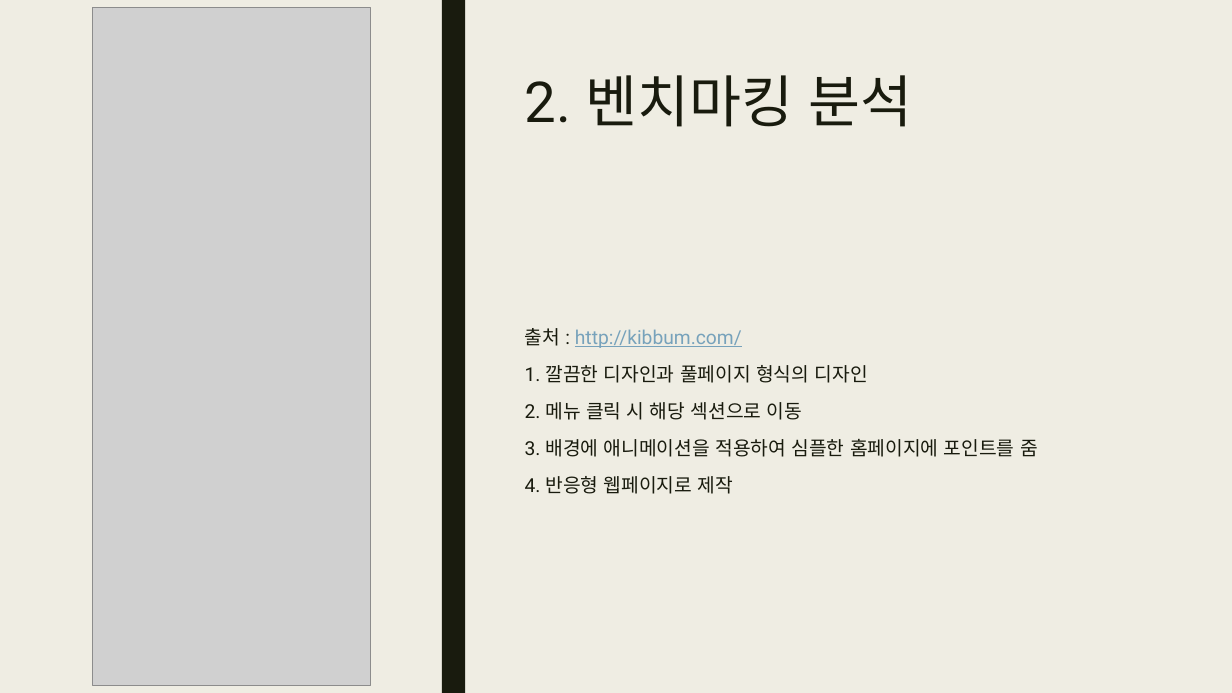
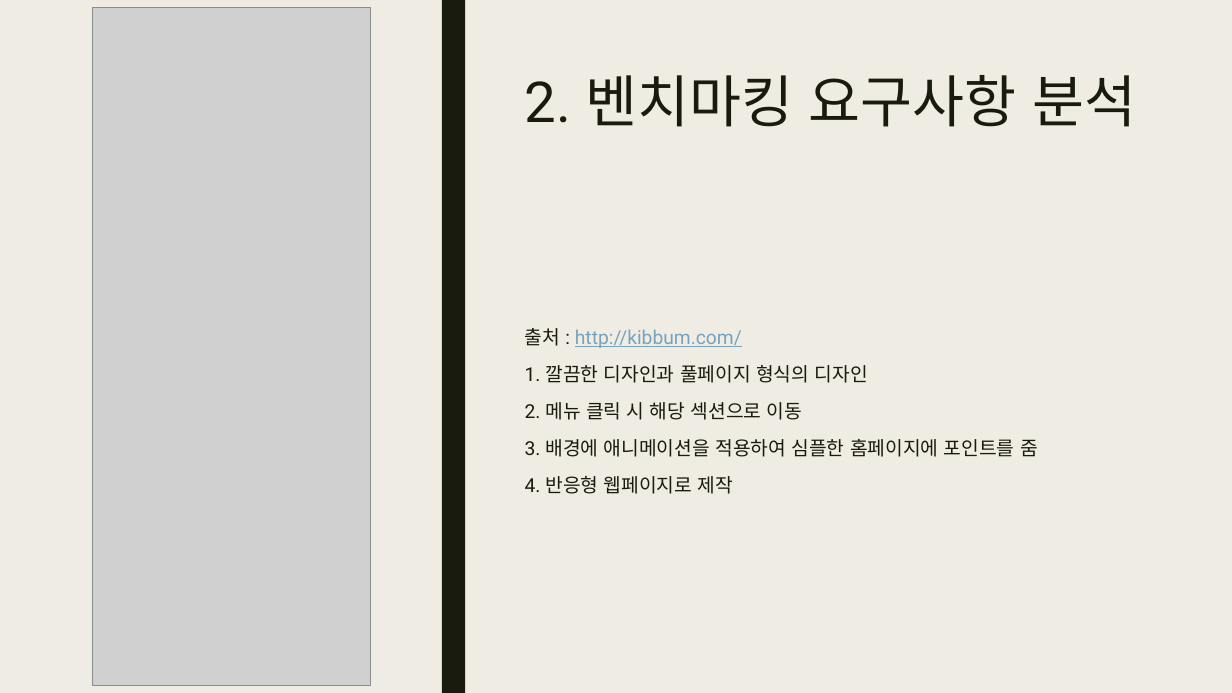
Before and after one commit to jurin2/report05, a slide deck: slide 5 of 요구사항 확인-허은혜.pptx. Drawn at 1232x693 pixels with LibreOffice and Linux fonts; fonts in the diff are those of the drawing; grey boxes stand for pictures. Boxes give left, top, right and bottom in pixels: in the first picture for what was removed or moved away, otherwise in the second. Text is boxed around its words. In the diff, an @@ line names an element or a change of style, - is before the commit and + after.

```diff
--- a/요구사항 확인-허은혜.pptx
+++ b/요구사항 확인-허은혜.pptx
@@ title at (525, 75, 1137, 127): text changed @@
-2. 벤치마킹 분석
+2. 벤치마킹 요구사항 분석
```
Also in this commit, not shown: 3 other slides changed.
